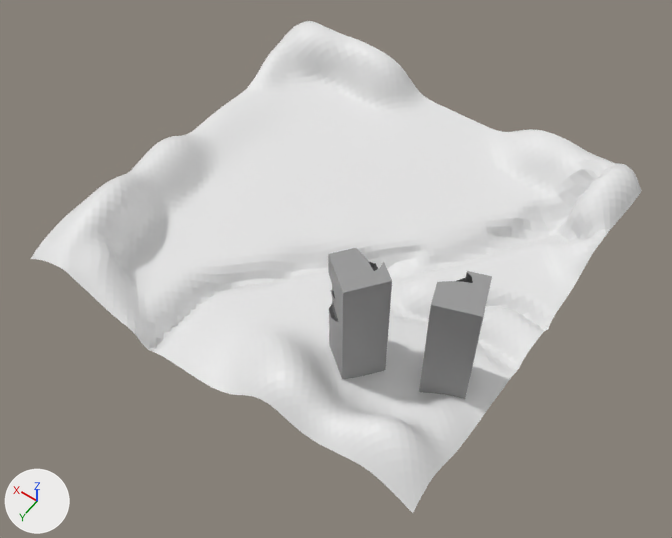
Renders of the FBX model TerrainFinal/TerrainFinal.fbx from each side of a commit.
Rendered twice from a camera (50 mm lens) standing at (-188.1, 106.2, 163.1) and looking at (-117.9, 7.9, 8.5). Arrows for +X, +Y and +Z are at lower left; the lights stay in place. Where no turn or scale is listed for an object, it has been applied to the vertices.
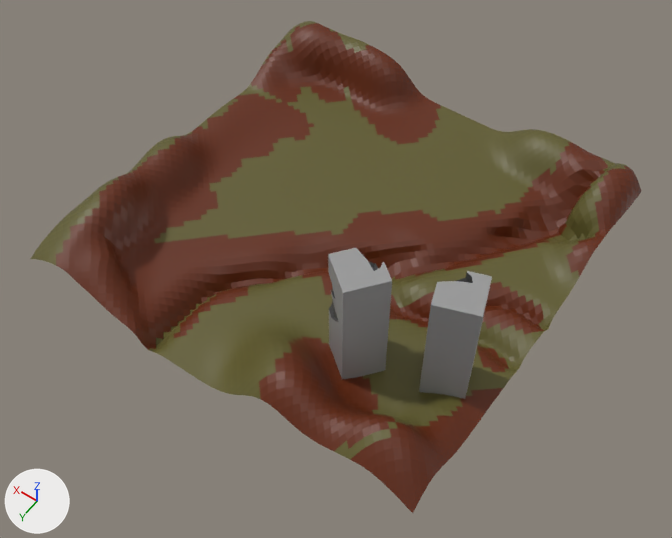
Boxes (x1, y1, x2, y2) around the edits, measured in the pictures (672 x 538 px):
```json
{"part": 1, "of": "me_plane_003", "change": "recoloured", "before": [56, 23, 642, 513], "after": [56, 23, 642, 513], "on screen": "white to brown"}
{"part": 2, "of": "me_plane_003", "change": "recoloured", "before": [31, 21, 628, 459], "after": [31, 21, 628, 459], "on screen": "white to yellow"}
```

Scene script edits in JSON lines:
```json
{"op": "add", "block": "mat_brown", "code": ["mat_brown = principled_material('Brown')", "mat_brown.base_color = (0.123, 0.0184, 0.0)  # brown #622500"]}
{"op": "add", "block": "mat_grass", "code": ["mat_grass = principled_material('Grass')", "mat_grass.base_color = (0.115, 0.102, 0.0229)  # dark yellow #5f5a2a"]}
{"block": "me_plane_003", "where": "me_plane_003.from_pydata(...)  # 5204 vertices, 5202 faces; spans x -48.5..48.1, y -47.8..47.5, z -6.8..13.7"}
{"block": "me_plane_003", "where": "# used by ob_plane_003; location = (-113.1, -2.9, 6.5)"}
{"block": "me_plane_003", "change": "me_plane_003 part 1: 2490 of the faces centred in x -48.2..47.4, y -47.5..47.0, z -6.5..13.6 switch from mat_material_001 (white #e7e7e7) to mat_brown (brown #622500)"}
{"block": "me_plane_003", "change": "me_plane_003 part 2: 2712 of the faces centred in x -47.3..47.8, y -47.4..47.1, z -6.4..13.5 switch from mat_material_001 (white #e7e7e7) to mat_grass (dark yellow #5f5a2a)"}
```
